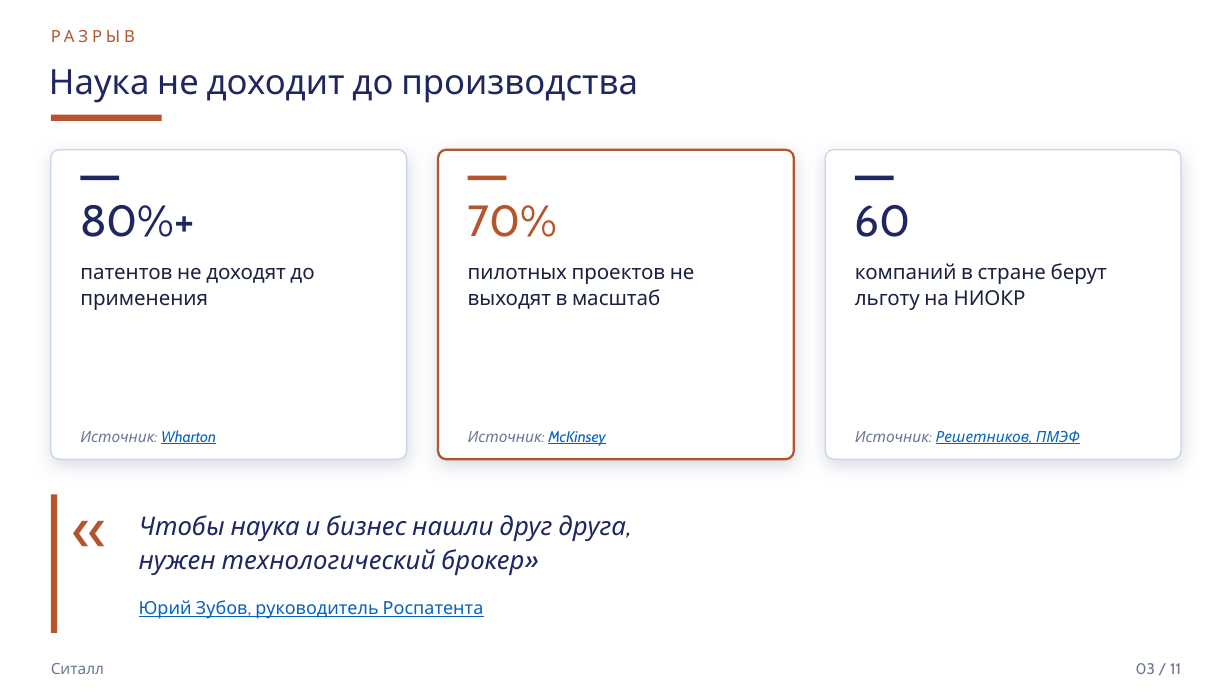
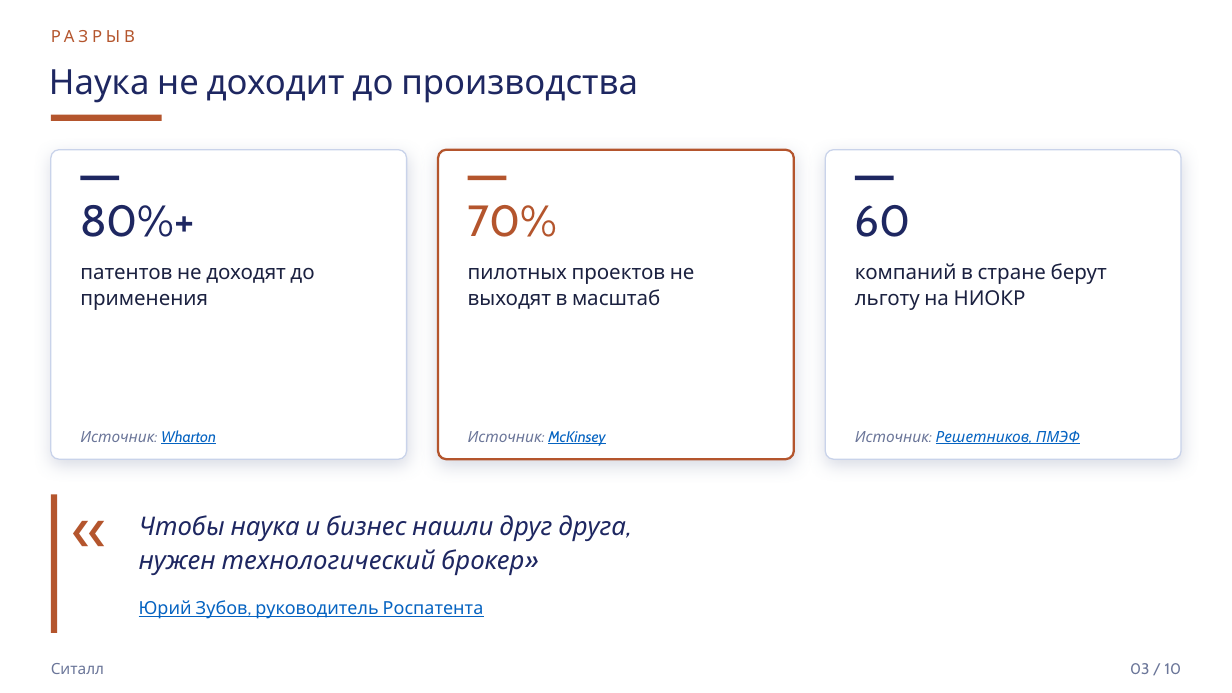
Before and after one commit to mrflxxxme/techmost-scout, a slide deck: slide 3 of marketing/partners/sitall-deck-ploshadka.pptx. Drawn at 1232x693 pixels with LibreOffice and Linux fonts; fonts in the diff are those of the drawing. Boxes give left, top, right and bottom in pixels: in the first picture for what was removed or moved away, otherwise in the second. Text is boxed around its words. In the diff, an @@ line names an element or a change of style, - is before the commit and + after.

```diff
--- a/marketing/partners/sitall-deck-ploshadka.pptx
+++ b/marketing/partners/sitall-deck-ploshadka.pptx
@@ text at bbox=[1130, 663, 1181, 674]: text changed @@
-03 / 11
+03 / 10
```
Also in this commit, not shown: 6 other slides changed, 2 slides added, 3 slides removed, 5 other files.
